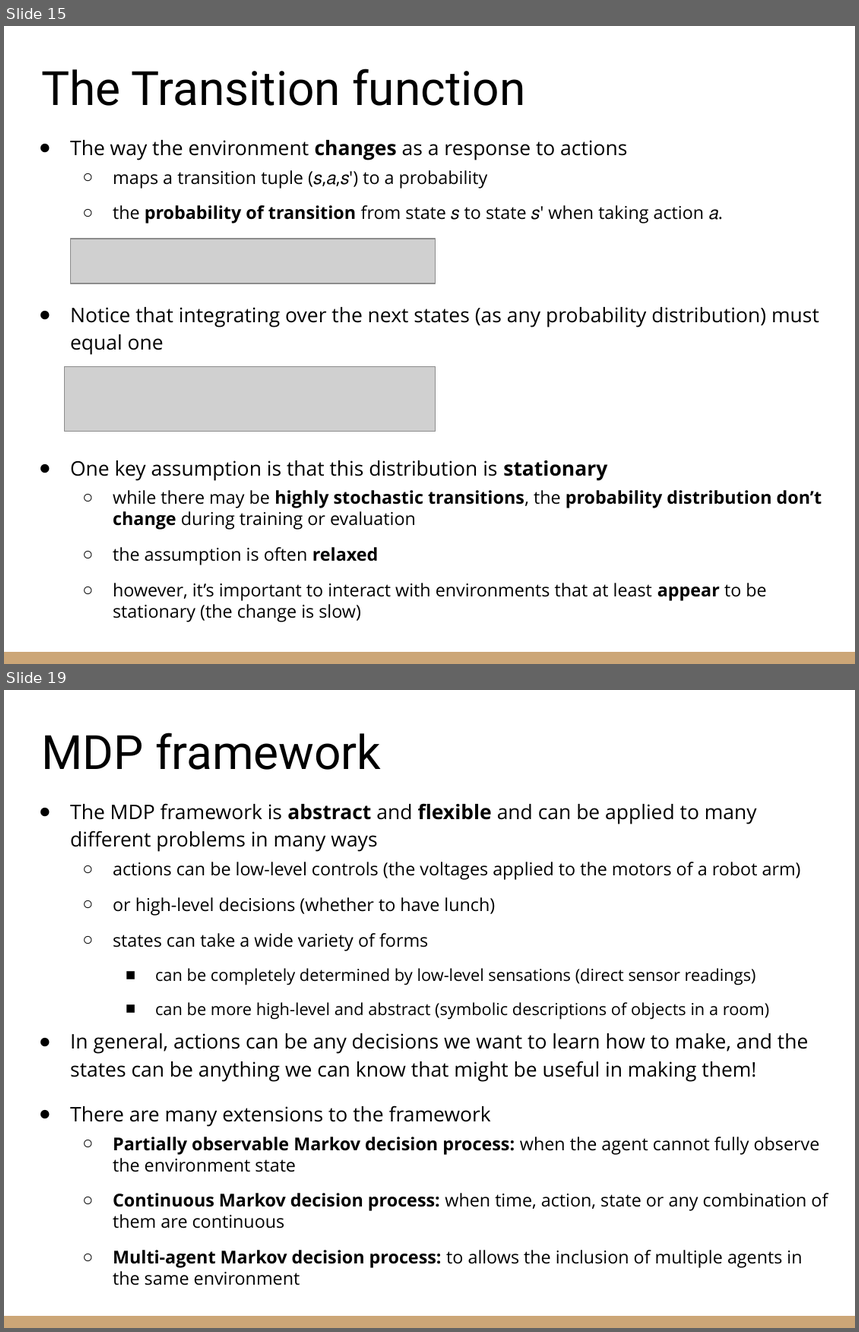
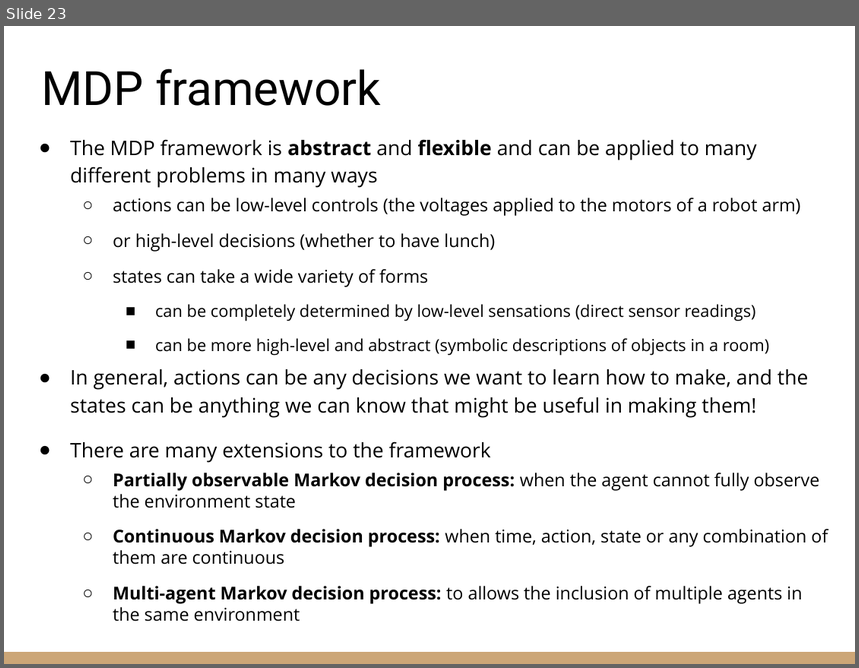
Before and after one commit to riccardoberta/reinforcement-learning, a slide deck: 02 - The RL Problem/slides.pptx. Shown one above the other, each under a label of ours: slides 15 and 19 before the commit, slide 23 after it; the slides between them are not shown. The pictures are 859x1332 and 859x668 pixels, drawn with LibreOffice and Linux fonts; fonts in the diff are those of the drawing; grey boxes stand for pictures. Boxes give left, top, right and bottom in pixels: in the first picture for what was removed or moved away, otherwise in the second. Text is boxed around its words. In the diff, an @@ line names an element or a change of style, - is before the commit and + after.

```diff
--- a/02 - The RL Problem/slides.pptx
+++ b/02 - The RL Problem/slides.pptx
@@ slide 15 removed at [4, 26, 855, 664], background #FFFFFF; not listed: 1 template element that a slide beside it also shows @@
@@ title removed at [41, 69, 525, 106] @@
-The Transition function
@@ text removed at [70, 140, 822, 623] @@
-● The way the environment changes as a response to actions
-  ○ maps a transition tuple (𝑠,𝑎,𝑠′) to a probability
-  ○ the probability of transition from state 𝑠 to state 𝑠′ when taking action 𝑎.
-● Notice that integrating over the next states (as any probability distribution) must equal one
-● One key assumption is that this distribution is stationary
-  ○ while there may be highly stochastic transitions, the probability distribution don’t change during training or evaluation
-  ○ the assumption is often relaxed
-  ○ however, it’s important to interact with environments that at least appear to be stationary (the change is slow)
@@ picture removed at [70, 239, 436, 284] @@
@@ picture removed at [65, 366, 436, 431] @@
@@ what was slide 19 is now slide 23 @@
```
Also in this commit, not shown: 12 slides changed, 10 slides added, 6 other slides removed, 1 other file.
